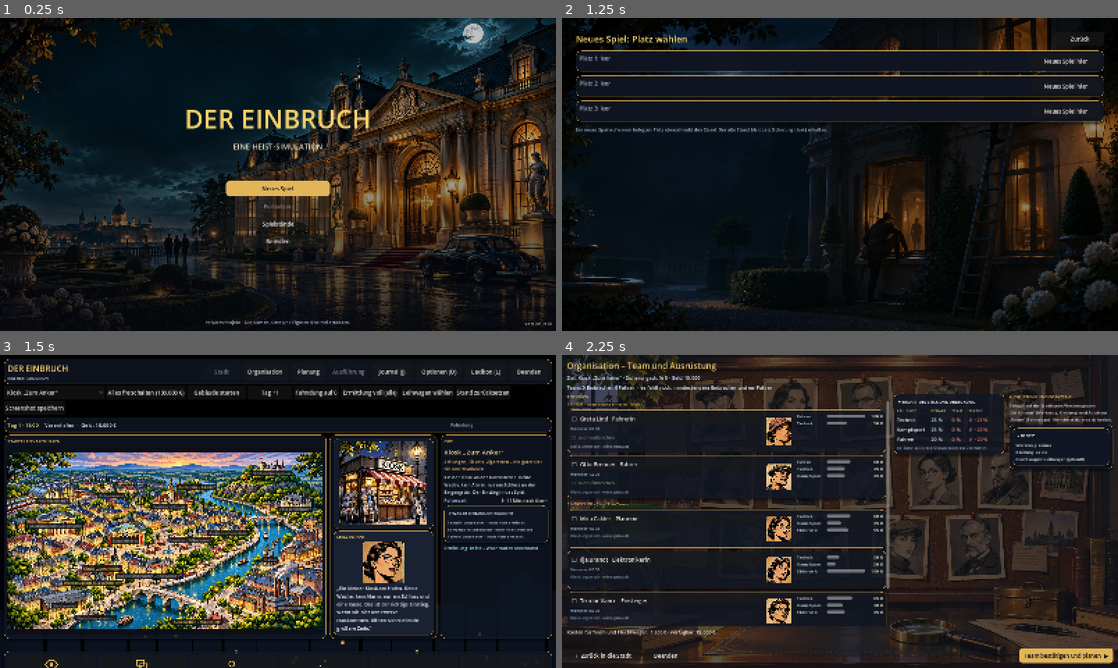
Above: before the commit, frames 1-4 (two rows, left to right).
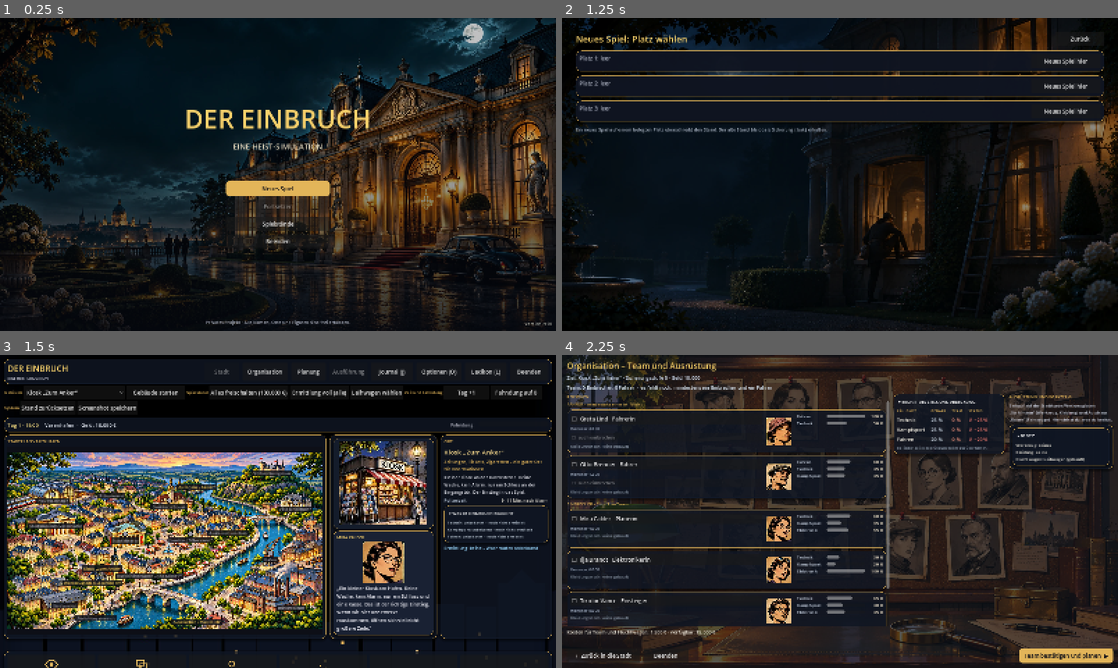
Above: after the commit, the same moments.

Repository: Martin1971-cloud/einbruch
Game: Godot game, scene res://scenes/main.tscn
Same seed, same stepped clock (60 frames per second), same inputs: the game is played once before the commit and once after it.
Inputs:
- Up to frame 1 (0.25 s): no input
- Up to frame 2 (1.25 s): click "Neues Spiel" at 0.5 s
- Up to frame 3 (1.5 s): click "Neues Spiel hier" at 1.25 s
- Up to frame 4 (2.25 s): click "Organisation" at 2 s

Frames 1-2 are identical in both runs. In frame 3, 1.3% of the frame differs, in the area x 0-97%, y 11-19%; in frame 4, nothing differs.

Commit message:
Entwicklerzeile: gewähltes Gebäude bleibt nach dem Neuaufbau, Knöpfe gruppiert
Co-Authored-By: Claude Haiku 5.5 <noreply@anthropic.com>
Claude-Session: https://claude.ai/code/session_01LKpSSULuighKXwyzAG3jU1

Diff:
--- a/godot/scripts/texte.gd
+++ b/godot/scripts/texte.gd
@@ -72,6 +72,10 @@
 		"opt.beenden_ohne": "Ohne Speichern beenden",
 		"debug.freischalten": "Alles freischalten (100.000 €)",
 		"debug.waehlen": "Gebäude starten",
+		"debug.g_ziel": "Gebäude",
+		"debug.g_spiel": "Spielstand",
+		"debug.g_zeit": "Zeit und Fahndung",
+		"debug.g_system": "System",
 		"debug.tag": "Tag +1",
 		"debug.hitze": "Fahndung auf 0",
 		"debug.ermittlung": "Ermittlung voll (alle)",
@@ -828,6 +832,10 @@
 		"opt.beenden_ohne": "Quit without saving",
 		"debug.freischalten": "Unlock everything (100,000 €)",
 		"debug.waehlen": "Start building",
+		"debug.g_ziel": "Building",
+		"debug.g_spiel": "Save state",
+		"debug.g_zeit": "Time and manhunt",
+		"debug.g_system": "System",
 		"debug.tag": "Day +1",
 		"debug.hitze": "Manhunt to 0",
 		"debug.ermittlung": "Investigation full (all)",
--- a/godot/scripts/ui/debug_panel.gd
+++ b/godot/scripts/ui/debug_panel.gd
@@ -11,23 +11,36 @@
 	return Engine.get_main_loop().root.get_node("/root/Game")
 
 
-## Bedienelemente für die Entwicklerzeile der Stadt.
+## Zuletzt gewähltes Gebäude. Bleibt erhalten, wenn die Stadt nach einem Knopf neu aufgebaut wird.
+static var ziel_auswahl := "kiosk"
+
+
+## Bedienelemente für die Entwicklerzeile der Stadt, nach Gruppen geordnet.
 static func zeile(main: Node) -> Array:
 	var labels: Array = []
 	for z in ZIELE:
 		labels.append(Texte.t(GameData.TARGETS[z].name))
-	var auswahl := {"id": "kiosk"}
 	return [
-		UI.dropdown(labels, 0, func(i: int): auswahl.id = ZIELE[i]),
+		_gruppe(Texte.t("debug.g_ziel")),
+		UI.dropdown(labels, maxi(0, ZIELE.find(ziel_auswahl)), func(i: int): ziel_auswahl = ZIELE[i]),
+		UI.button(Texte.t("debug.waehlen"), func(): gebaeude_starten(ziel_auswahl, main), 170),
+		_gruppe(Texte.t("debug.g_spiel")),
 		UI.button(Texte.t("debug.freischalten"), func(): alles_freischalten(); main.go("town"), 200),
-		UI.button(Texte.t("debug.waehlen"), func(): gebaeude_starten(auswahl.id, main), 170),
-		UI.button(Texte.t("debug.tag"), func(): _g().advance_hours(24.0); main.go("town"), 130),
-		UI.button(Texte.t("debug.hitze"), func(): _g().heat = 0.0; main.go("town"), 130),
 		UI.button(Texte.t("debug.ermittlung"), func(): ermittlung_voll(); main.go("town"), 170),
 		UI.button(Texte.t("debug.leihwagen"), func(): _g().car_id = "limo"; main.go("town"), 150),
-		UI.button(Texte.t("debug.reset"), func(): _g().reset(); main.go("town"), 130),
+		_gruppe(Texte.t("debug.g_zeit")),
+		UI.button(Texte.t("debug.tag"), func(): _g().advance_hours(24.0); main.go("town"), 130),
+		UI.button(Texte.t("debug.hitze"), func(): _g().heat = 0.0; main.go("town"), 150),
+		_gruppe(Texte.t("debug.g_system")),
+		UI.button(Texte.t("debug.reset"), func(): _g().reset(); main.go("town"), 150),
 		UI.button(Texte.t("debug.screenshot"), screenshot, 150),
 	]
+
+
+static func _gruppe(titel: String) -> Label:
+	var l := UI.label(titel, 12, Color(0.89, 0.71, 0.35))
+	l.autowrap_mode = TextServer.AUTOWRAP_OFF
+	return l
 
 
 ## Ermittlung für alle Gebäude auf voll.
